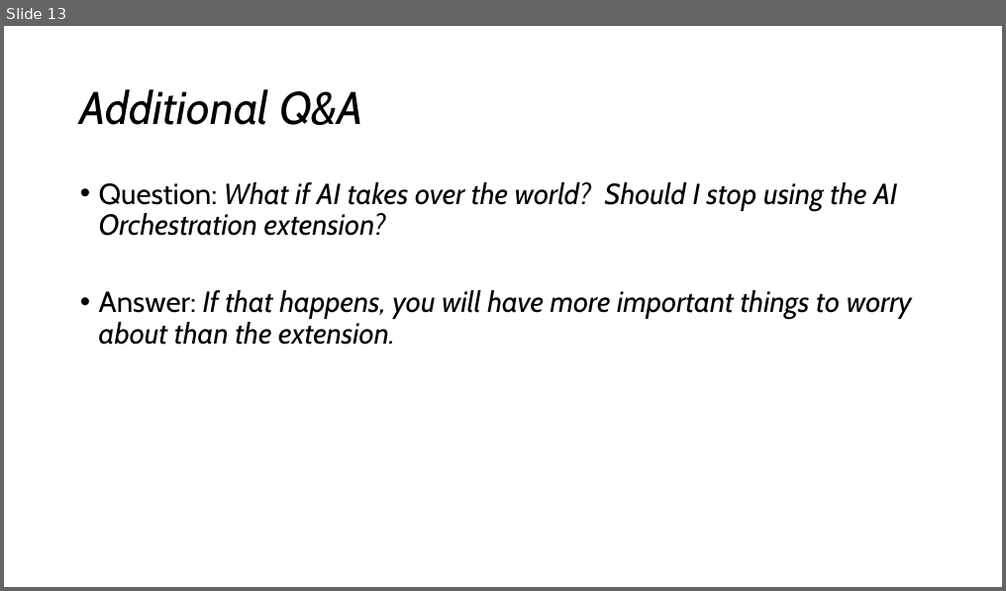
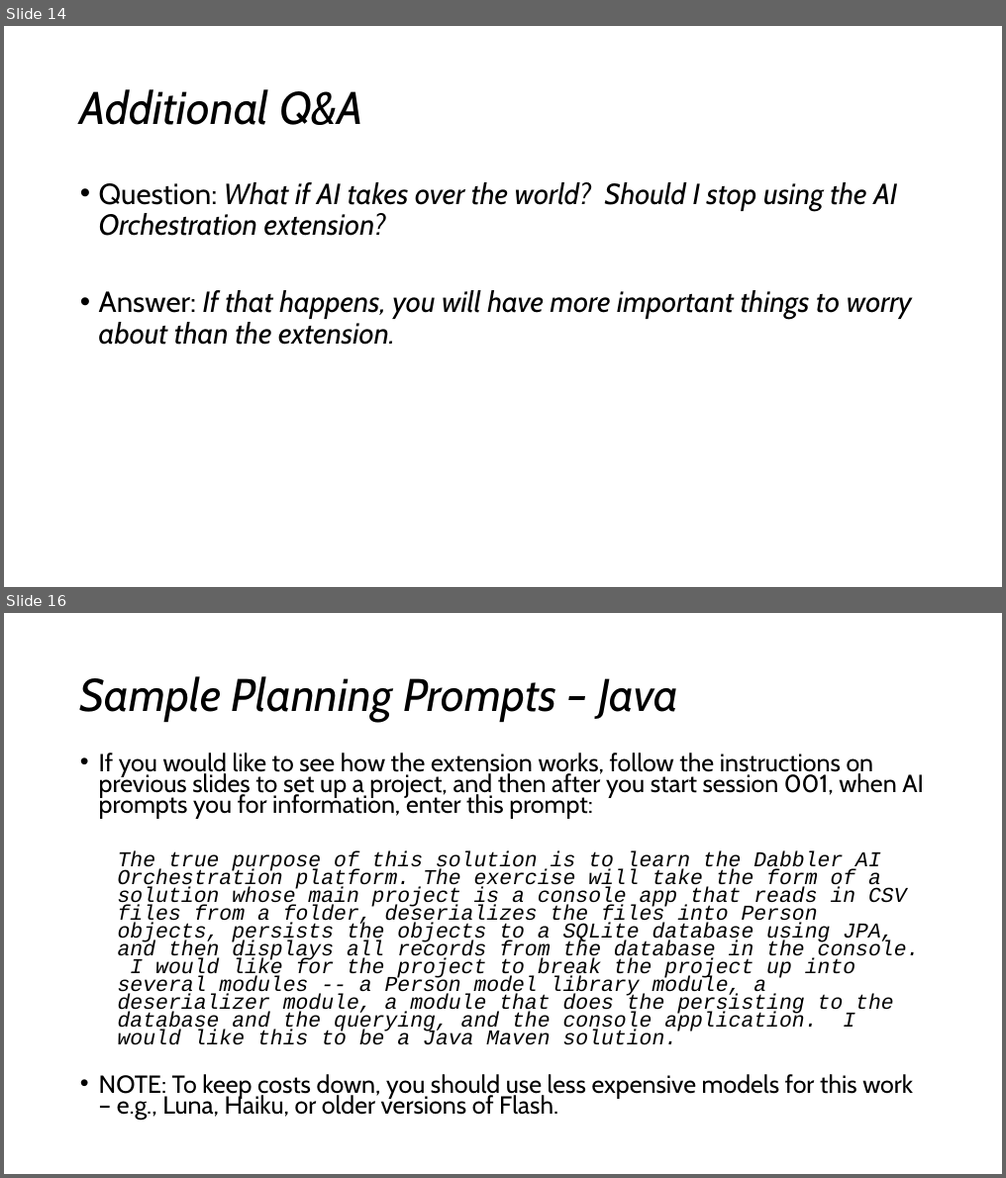
Before and after one commit to darndestdabbler/dabbler-ai-orchestration, a slide deck: docs/onboarding/ai-orchestration.pptx. Shown one above the other, each under a label of ours: slide 13 before the commit, slides 14 and 16 after it; the slides between them are not shown. The pictures are 1006x591 and 1006x1178 pixels, drawn with LibreOffice and Linux fonts; fonts in the diff are those of the drawing. Boxes give left, top, right and bottom in pixels: in the first picture for what was removed or moved away, otherwise in the second. Text is boxed around its words. In the diff, an @@ line names an element or a change of style, - is before the commit and + after.

Commit message:
Updated PowerPoint -- Sample Planning Prompts

```diff
--- a/docs/onboarding/ai-orchestration.pptx
+++ b/docs/onboarding/ai-orchestration.pptx
@@ slide 16 added at (x1=4, y1=613, x2=1002, y2=1174), background #FFFFFF @@
@@ title added at (x1=80, y1=676, x2=678, y2=722), 44 pt, text #000000, italic @@
+Sample Planning Prompts – Java
@@ text added at (x1=99, y1=753, x2=924, y2=1119), 20.4 pt, text #000000, italic @@
+• If you would like to see how the extension works, follow the instructions on previous slides to set up a project, and then after you start session 001, when AI prompts you for information, enter this prompt:
+  The true purpose of this solution is to learn the Dabbler AI Orchestration platform. The exercise will take the form of a solution whose main project is a console app that reads in CSV files from a folder, deserializes the files into Person objects, persists the objects to a SQLite database using JPA, and then displays all records from the database in the console. I would like for the project to break the project up into several modules -- a Person model library module, a deserializer module, a module that does the persisting to the database and the querying, and the console application. I would like this to be a Java Maven solution.
+• NOTE: To keep costs down, you should use less expensive models for this work – e.g., Luna, Haiku, or older versions of Flash.
@@ what was slide 13 is now slide 14 @@
```
Also in this commit, not shown: 1 slide changed, 2 other slides added.
